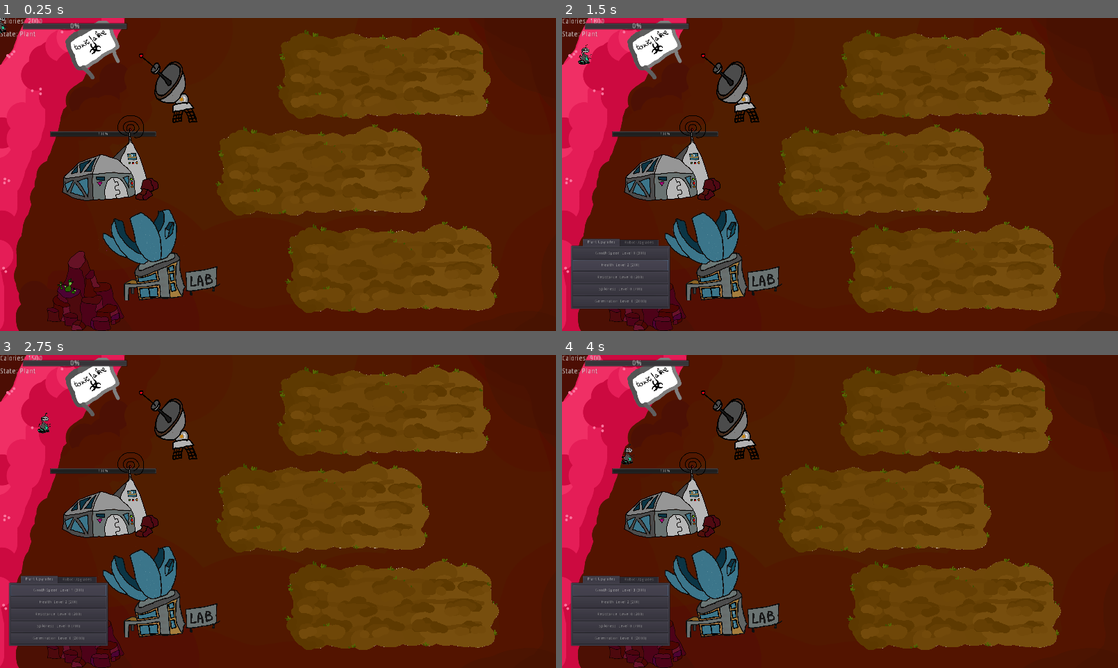
Above: before the commit, frames 1-4 (two rows, left to right).
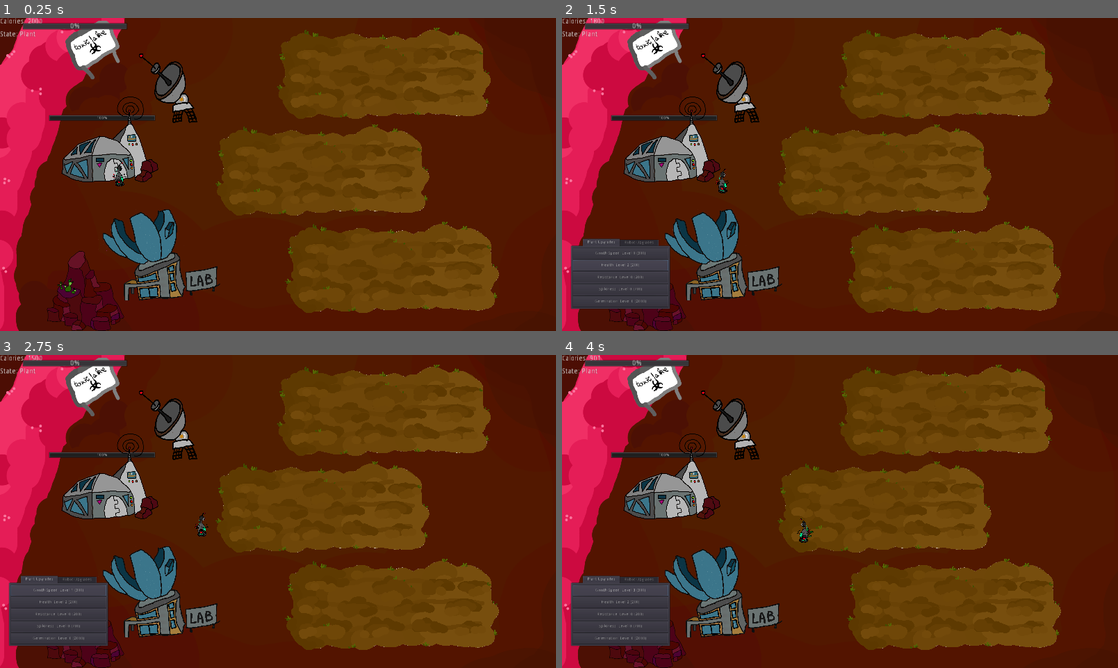
Above: after the commit, the same moments.

Repository: RobertKajnak/NoControlGMTK
Game: Godot game, scene res://src/scenes/Garden.tscn
Two runs of this game, one before a commit and one after it. Both use one fixed random seed, a clock stepped at 60 frames per second and the inputs below.
Inputs (mouse positions are in pixels of both pictures, inside the frame that each line leads up to):
- Up to frame 1 (0.25 s): no input
- Up to frame 2 (1.5 s): tap Enter at 0.5 s; move the mouse to (717, 265) at 0.52 s; click (717, 265) at 0.67 s; click "Health: Level 1 (200)" at 1.25 s
- Up to frame 3 (2.75 s): click "Gowth Speed: Level 0 (300)" at 2 s
- Up to frame 4 (4 s): click "Gowth Speed: Level 1 (300)" at 2.75 s; click "Gowth Speed: Level 2 (300)" at 3.5 s

The runs differ from the first frame. In frame 1, 3.4% of the frame differs, in the area x 0-29%, y 0-59%; in frame 2, 3.5%; in frame 3, 3.5%, in the area x 6-38%, y 18-59%; in frame 4, 3.5%.

Commit message:
Fixed robot issues

Diff:
--- a/src/Base.gd
+++ b/src/Base.gd
@@ -9,6 +9,8 @@
 	Global.base_position = position
 	$HealthBar.max_value = max_health
 	$HealthBar.value = health
+	for robot in Global.robot_data:
+		robot.global_position = global_position
 
 func _on_PlantButton_button_down():
 	pass # Replace with function body.
--- a/src/Global.gd
+++ b/src/Global.gd
@@ -19,6 +19,10 @@
 var plant_speed = 10
 var plant_germination = 0
 var plant_spikes = 0
+
+#%% Robot stats
+var robot_speed = 100 + rand_range(-50, 50)
+var robot_damage = 100
 
 # Function called when a robot needs a list of empty plant locations
 func get_empty_plant_locations():
--- a/src/PlantSpot.gd
+++ b/src/PlantSpot.gd
@@ -26,7 +26,6 @@
 	$Timer.start()
 
 func damage_by(damage, damager):
-	print(damage * resistance)
 	growth_size -=  max(0, damage * resistance - health_buff)
 	damager.take_damage(damage * spikes)
 	if growth_size<=0:
@@ -41,8 +40,6 @@
 			possible_states[i].visible = true
 		else:
 			possible_states[i].visible = false
-	if growth_size>=6:
-		print(growth_size)
 
 func _on_Timer_timeout():
 	growth_size = min(growth_size + 1,5.9)
--- a/src/scenes/Base.tscn
+++ b/src/scenes/Base.tscn
@@ -15,15 +15,15 @@
 shape = SubResource( 1 )
 
 [node name="HealthBar" type="ProgressBar" parent="."]
-margin_left = -180.0
-margin_top = -123.0
-margin_right = 189.0
-margin_bottom = -102.0
+margin_left = -221.0
+margin_top = -205.0
+margin_right = 148.0
+margin_bottom = -184.0
 __meta__ = {
 "_edit_use_anchors_": false
 }
 
 [node name="Sprite" type="Sprite" parent="."]
-position = Vector2( 3.05176e-05, 0 )
+position = Vector2( -38.7103, -90.769 )
 scale = Vector2( 0.409352, 0.422408 )
 texture = ExtResource( 2 )
--- a/src/scenes/Garden.tscn
+++ b/src/scenes/Garden.tscn
@@ -75,10 +75,11 @@
 [node name="CommandProg" parent="Control" instance=ExtResource( 8 )]
 script = ExtResource( 10 )
 
+[node name="Base" parent="." instance=ExtResource( 2 )]
+position = Vector2( 389.375, 539.697 )
+
 [node name="Robot" parent="." instance=ExtResource( 12 )]
 position = Vector2( 709, 534 )
-
-[node name="Base" parent="." instance=ExtResource( 2 )]
 
 [node name="Lab" parent="." instance=ExtResource( 6 )]
 
--- a/src/scenes/Lab.gd
+++ b/src/scenes/Lab.gd
@@ -26,9 +26,9 @@
 		butHealth : 'Health: Level ',
 		butSpike :'Spikiness: Level ',
 
-		butSpeed : 'Speed: Level',
-		butDamage : 'Damage: Level',
-		butMake : 'Bot Count: Level',
+		butSpeed : 'Speed: Level ',
+		butDamage : 'Damage: Level ',
+		butMake : 'Make Robot: Active: ',
 	}
 
 
@@ -41,7 +41,7 @@
 
 		butSpeed : 500,
 		butDamage : 200,
-		butMake : 500
+		butMake : 1000
 	}
 
 	currentLevel = {
@@ -112,6 +112,7 @@
 
 func _on_ButtonSpeed_button_down():
 	if apply_effect(butSpeed):
+		Global.robot_speed += 20
 		for robot in Global.robot_data:
 			robot.speed += 20
 		costs[butSpeed] += 50
@@ -119,10 +120,15 @@
 
 func _on_ButtonDamage_button_down():
 	if apply_effect(butDamage):
+		Global.robot_damage += 20
 		for robot in Global.robot_data:
 			robot.damage += 20
 
 
 func _on_ButtonMakeBot_button_up():
-	var robot: KinematicBody2D = load('res://src/scenes/Robot.tscn').instance()
-	get_node('/root/Node2D').add_child_below_node(get_node('/root/Node2D/Antenna'), robot)
+	if apply_effect(butMake):
+		var robot: KinematicBody2D = load('res://src/scenes/Robot.tscn').instance()
+		get_node('/root/Node2D').add_child_below_node(get_node('/root/Node2D/Base'), robot)
+
+		costs[butMake] = int(costs[butMake] *1.7)
+		update_display_name()
--- a/src/scenes/Robot.gd
+++ b/src/scenes/Robot.gd
@@ -3,12 +3,14 @@
 signal planted(position)
 
 var has_plant = false
-var speed = 100 + rand_range(-50, 50)
-var damage = 100
+var speed :float
+var damage :float
 
 func _ready():
 	Global.robot_data.append(self)
 	position = Global.base_position
+	speed = Global.robot_speed + rand_range(-50, 50)
+	damage = Global.robot_damage
 
 func _process(delta):
 	$Confusion.visible = false
